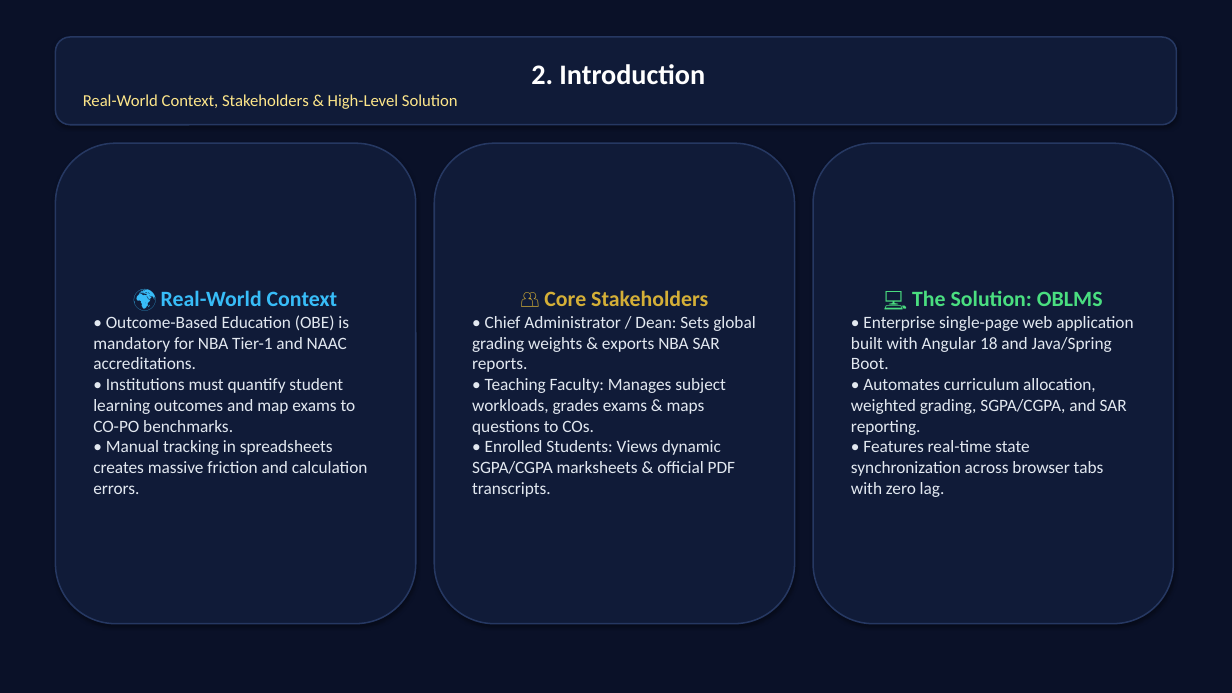
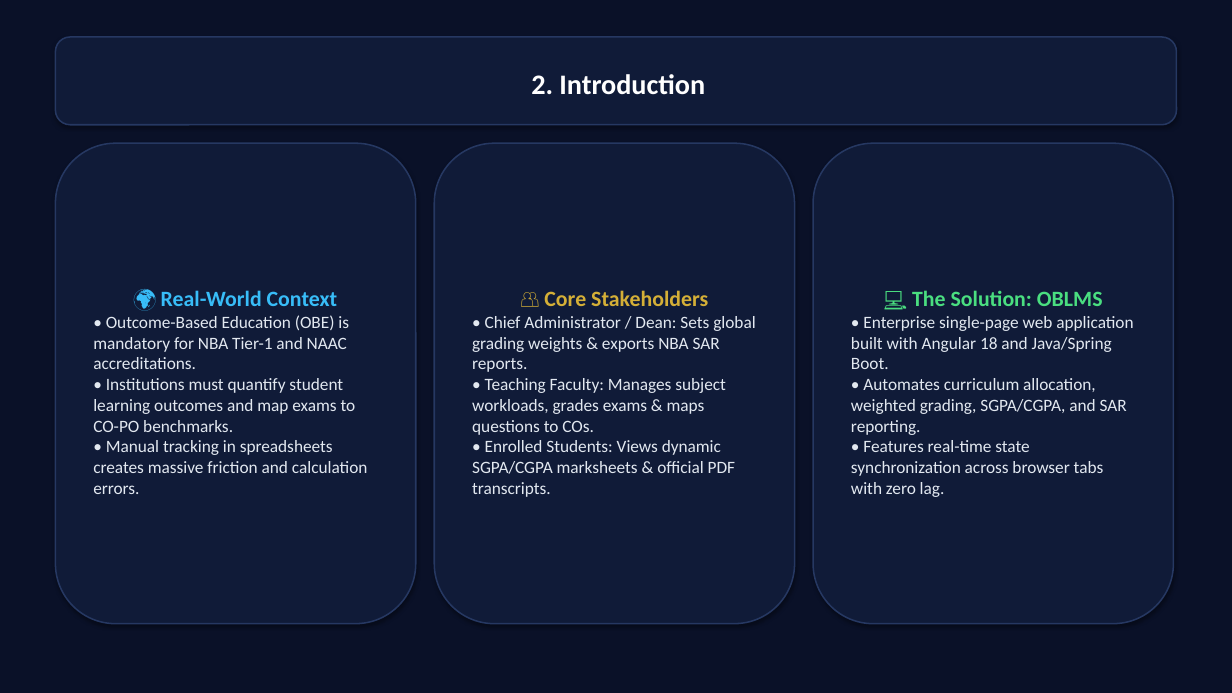
Before and after one commit to krishnavamsi1201/OBLMSc, a slide deck: slide 2 of Project_Final_Presentation_V2.pptx. Drawn at 1232x693 pixels with LibreOffice and Linux fonts; fonts in the diff are those of the drawing. Boxes give left, top, right and bottom in pixels: in the first picture for what was removed or moved away, otherwise in the second. Text is boxed around its words. In the diff, an @@ line names an element or a change of style, - is before the commit and + after.

```diff
--- a/Project_Final_Presentation_V2.pptx
+++ b/Project_Final_Presentation_V2.pptx
@@ text in rounded rectangle at <box>83,94,458,109</box>: paragraph removed @@
-Real-World Context, Stakeholders & High-Level Solution
```
Also in this commit, not shown: 15 other slides changed, 3 slides added, 2 slides removed, 4 other files.
